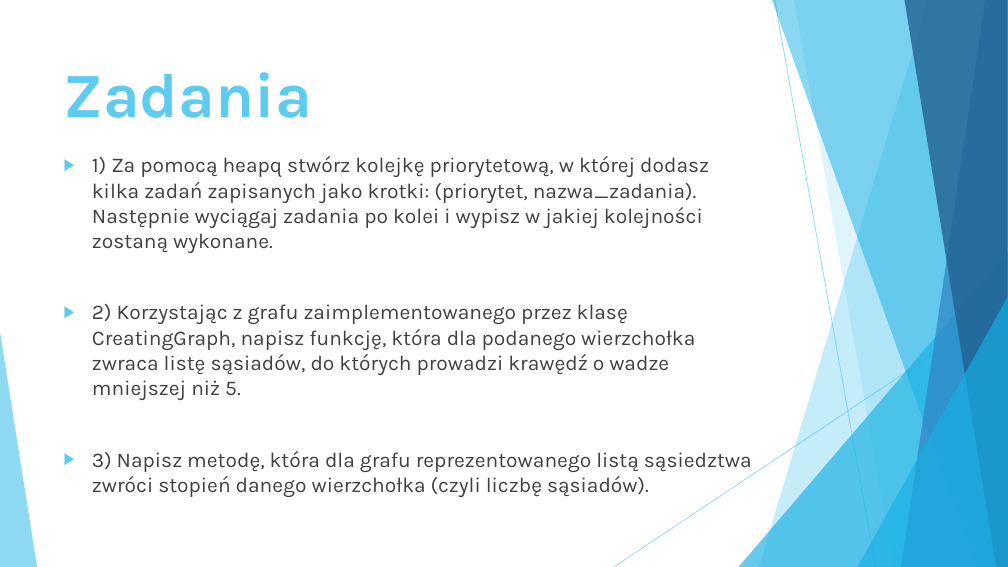
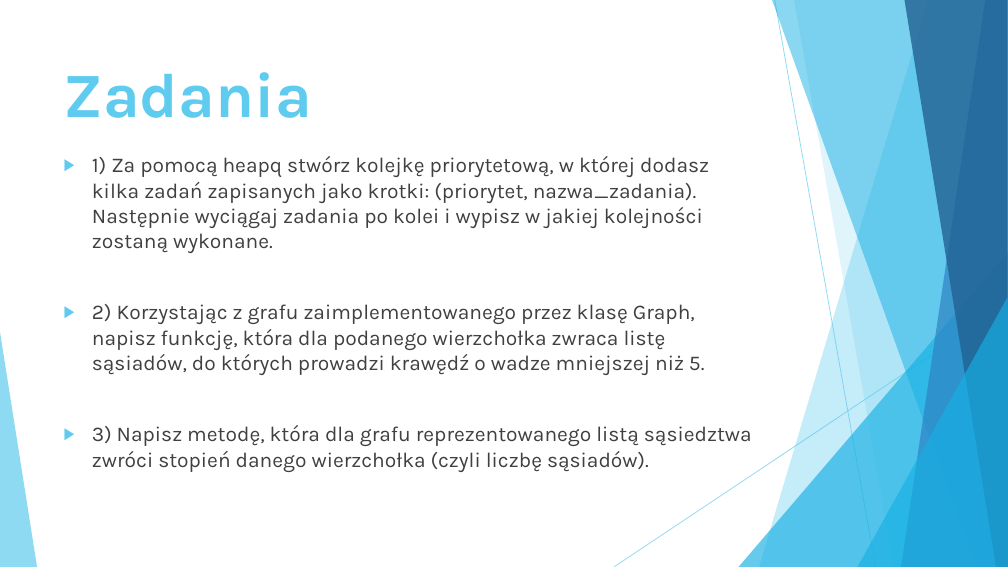
Before and after one commit to Karol301/JPWP-Projekt, a slide deck: slide 21 of prezentacja JPWP.pptx (slide 20 before the commit). Drawn at 1008x567 pixels with LibreOffice and Linux fonts; fonts in the diff are those of the drawing. Boxes give left, top, right and bottom in pixels: in the first picture for what was removed or moved away, otherwise in the second. Text is boxed around its words. In the diff, an @@ line names an element or a change of style, - is before the commit and + after.

```diff
--- a/prezentacja JPWP.pptx
+++ b/prezentacja JPWP.pptx
@@ text at <box>92,304,705,375</box>: text changed @@
-▶ 2) Korzystając z grafu zaimplementowanego przez klasę CreatingGraph, napisz funkcję, która dla podanego wierzchołka zwraca listę sąsiadów, do których prowadzi krawędź o wadze mniejszej niż 5.
+▶ 2) Korzystając z grafu zaimplementowanego przez klasę Graph, napisz funkcję, która dla podanego wierzchołka zwraca listę sąsiadów, do których prowadzi krawędź o wadze mniejszej niż 5.
```
Also in this commit, not shown: 1 slide added, 1 other file.
